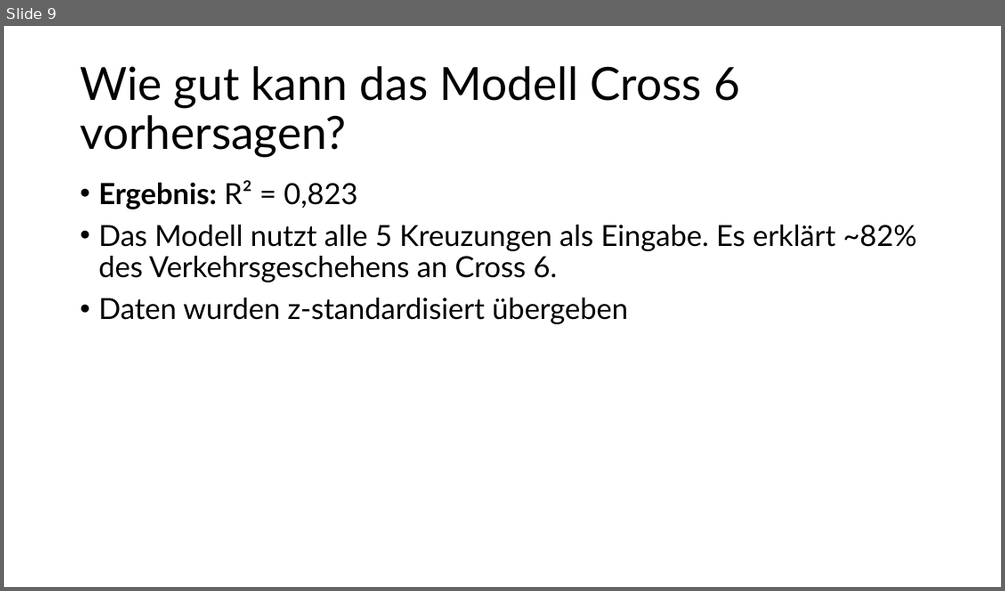
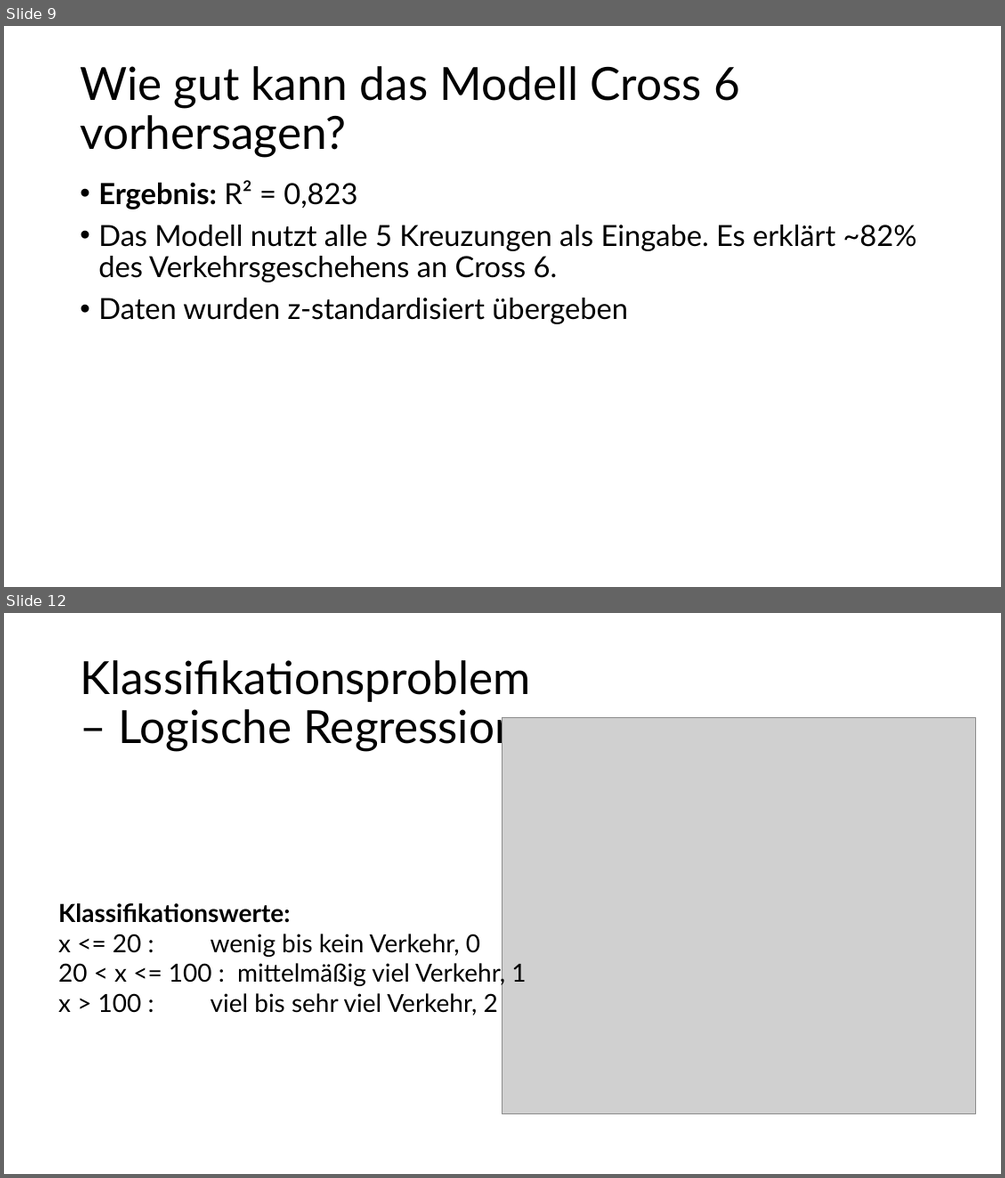
Before and after one commit to TieRub/DMg_2026, a slide deck: DMG_B1.pptx. Shown one above the other, each under a label of ours: slide 9 before the commit, slides 9 and 12 after it; the slides between them are not shown. The pictures are 1005x591 and 1005x1178 pixels, drawn with LibreOffice and Linux fonts; fonts in the diff are those of the drawing; grey boxes stand for pictures. Boxes give left, top, right and bottom in pixels: in the first picture for what was removed or moved away, otherwise in the second. Text is boxed around its words. In the diff, an @@ line names an element or a change of style, - is before the commit and + after.

```diff
--- a/DMG_B1.pptx
+++ b/DMG_B1.pptx
@@ slide 12 added at (4, 613, 1001, 1174), background #FFFFFF @@
@@ title added at (80, 660, 530, 752), 44 pt, text #000000 @@
+Klassifikationsproblem – Logische Regression
@@ picture added at (502, 717, 975, 1113) @@
@@ text added at (58, 903, 526, 1015), 24 pt, text #000000 @@
+Klassifikationswerte:
+x <= 20 : wenig bis kein Verkehr, 0
+20 < x <= 100 : mittelmäßig viel Verkehr, 1
+x > 100 : viel bis sehr viel Verkehr, 2
```
Also in this commit, not shown: 4 slides changed, 2 other slides added.
